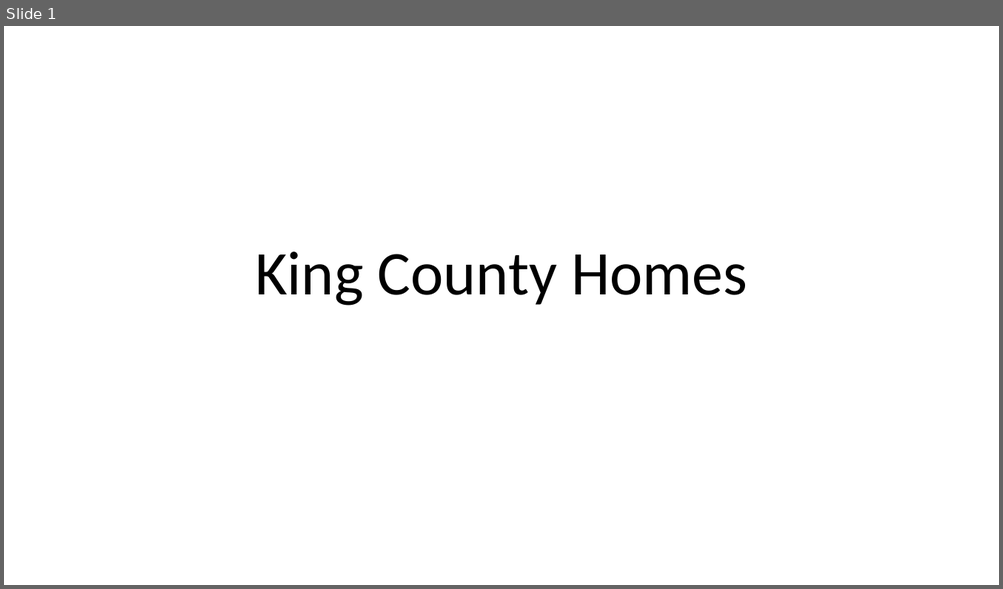
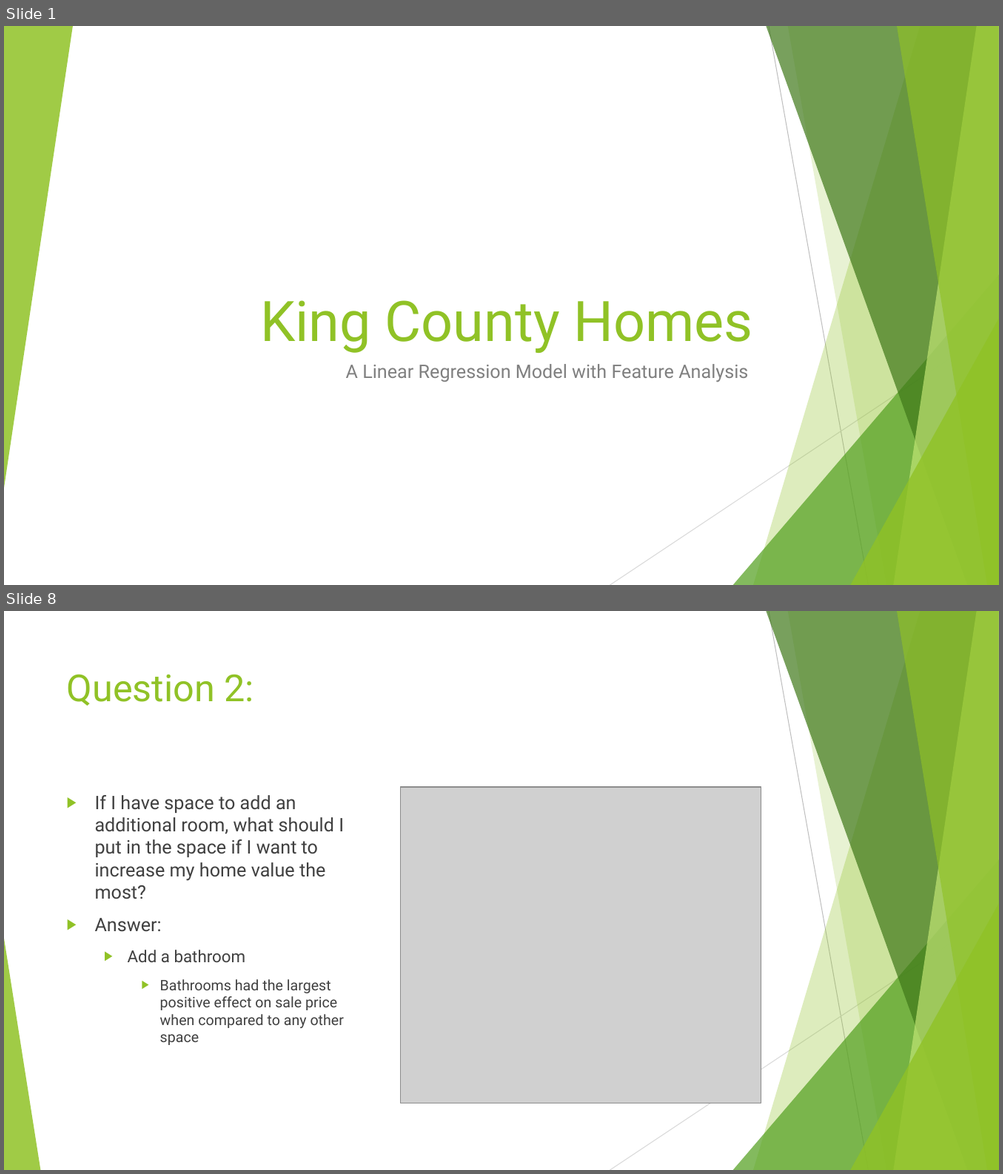
Before and after one commit to minthammock/dsc-mod-2-project-v2-1-onl01-dtsc-pt-041320, a slide deck: Non-Technical.pptx. Shown one above the other, each under a label of ours: slide 1 before the commit, slides 1 and 8 after it; the slides between them are not shown. The pictures are 1003x589 and 1003x1174 pixels, drawn with LibreOffice and Linux fonts; fonts in the diff are those of the drawing; grey boxes stand for pictures. Boxes give left, top, right and bottom in pixels: in the first picture for what was removed or moved away, otherwise in the second. Text is boxed around its words. In the diff, an @@ line names an element or a change of style, - is before the commit and + after.

```diff
--- a/Non-Technical.pptx
+++ b/Non-Technical.pptx
@@ slide 8 added at (4,611,999,1170), background #FFFFFF; not listed: 9 template elements that a slide beside it also shows @@
@@ title added at (67,674,255,706), 36 pt, text #90C226 @@
+Question 2:
@@ picture added at (400,787,760,1104) @@
@@ text added at (95,795,344,1045), 18 pt, text #404040 @@
+▶ If I have space to add an additional room, what should I put in the space if I want to increase my home value the most?
+▶ Answer:
+  ▶ Add a bathroom
+    ▶ Bathrooms had the largest positive effect on sale price when compared to any other space
@@ triangle added at (4,939,40,1170), fill #90C226 at 85% opacity @@
@@ slide 1 changed as well @@
@@ group added at (4,26,999,585): 5 freeform shapes, 3 triangles, 2 lines @@
@@ title "King County Homes": place and size @@
-title "King County Homes" at (255,252,747,306)
+title "King County Homes" at (260,301,753,353)
@@ title "King County Homes" at (260,301,753,353): size 60 to 54 pt, font Calibri to Roboto, text colour #000000 to #90C226; alignment centre to right; line spacing 0.9 to 1 @@
@@ subtitle added at (346,364,748,383), 18 pt, text #808080 @@
+A Linear Regression Model with Feature Analysis
```
Also in this commit, not shown: 1 other slide changed, 12 other slides added, 2 slides removed, 2 other files.
